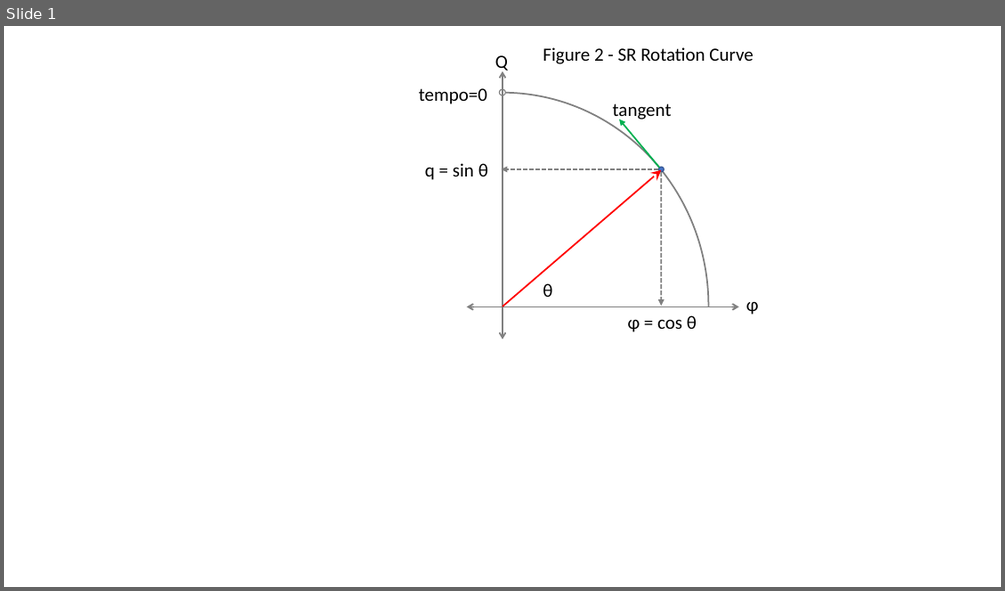
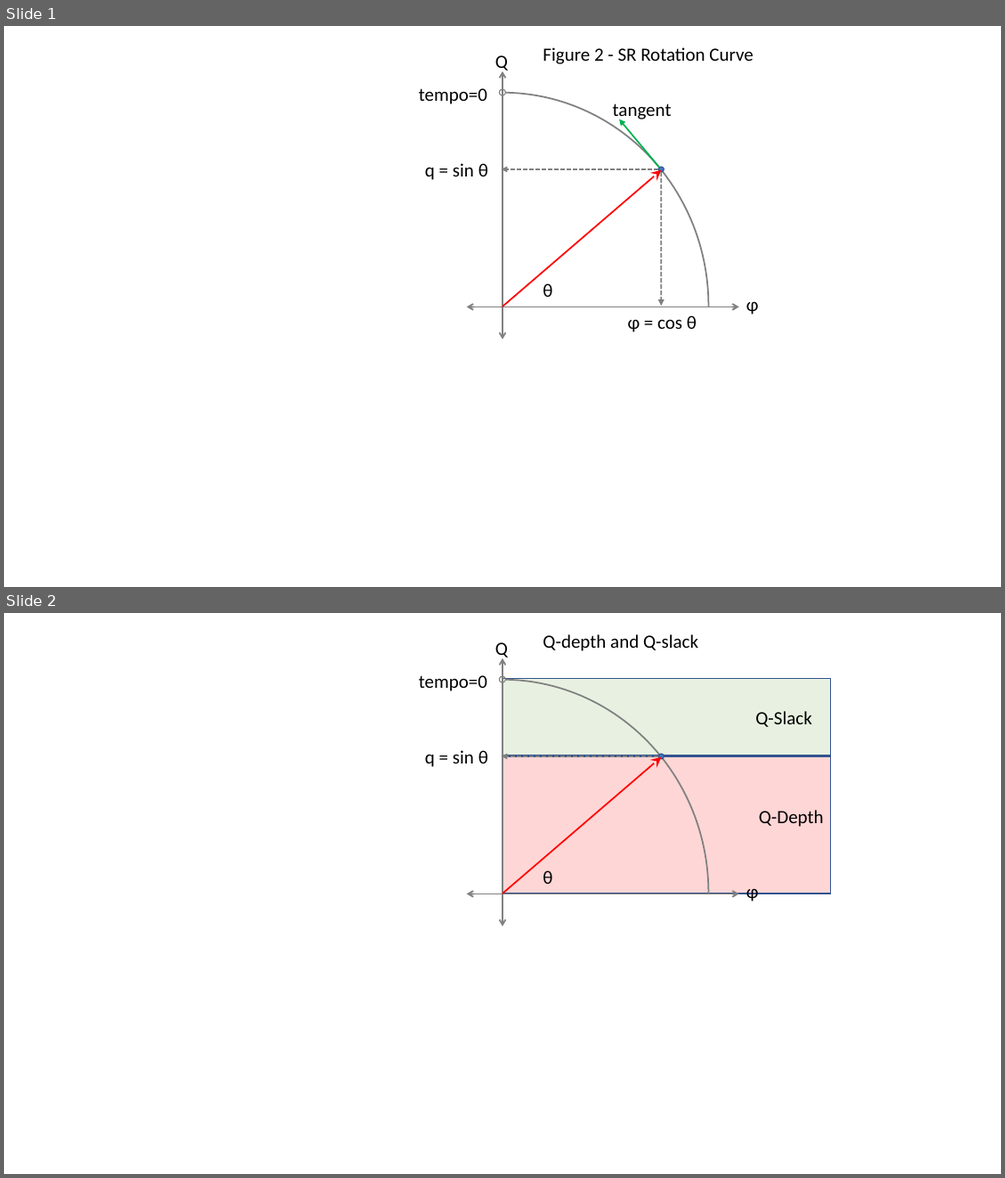
Before and after one commit to Don-Lawn/The-Causal-Domain, a slide deck: docs/figures/new diagrams 3.pptx. Shown one above the other, each under a label of ours: slide 1 before the commit, slides 1 and 2 after it. The pictures are 1005x591 and 1005x1178 pixels, drawn with LibreOffice and Linux fonts; fonts in the diff are those of the drawing. Boxes give left, top, right and bottom in pixels: in the first picture for what was removed or moved away, otherwise in the second. Text is boxed around its words. In the diff, an @@ line names an element or a change of style, - is before the commit and + after.

```diff
--- a/docs/figures/new diagrams 3.pptx
+++ b/docs/figures/new diagrams 3.pptx
@@ slide 2 added at (4,613,1001,1174), background #FFFFFF @@
@@ group added at (297,634,831,1106): 8 texts, 2 rectangles, 2 double arrows, 2 ellipses, 2 arrows, 1 arc (boxed as its full ellipse) @@
+θ
+q = sin θ
+φ
+Q
+tempo=0
+Q-depth and Q-slack
+Q-Slack
+Q-Depth
```
Also in this commit, not shown: 1 slide changed, 16 other slides added, 21 other files.
